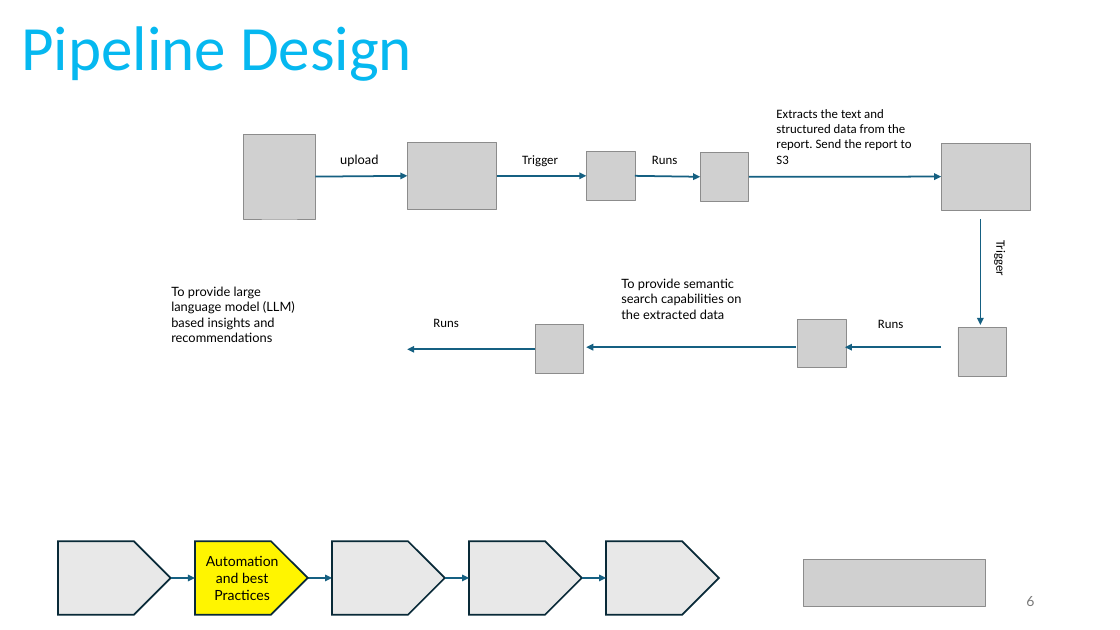
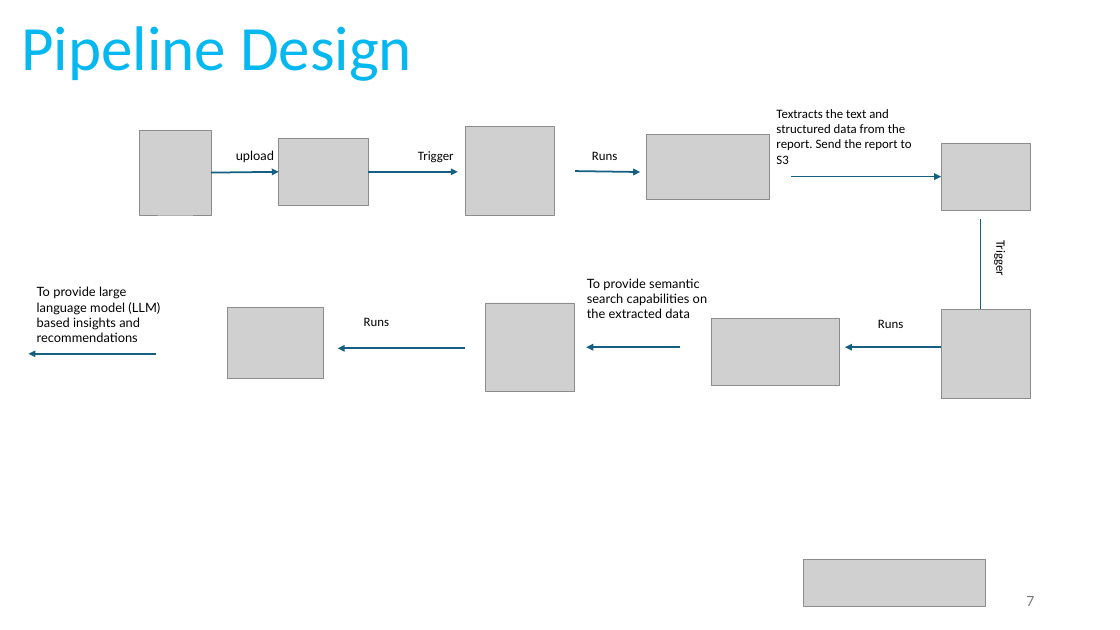
Before and after one commit to ShayanCanty/CaseStudy, a slide deck: slide 7 of casestudy.pptx (slide 6 before the commit). Drawn at 1120x630 pixels with LibreOffice and Linux fonts; fonts in the diff are those of the drawing; grey boxes stand for pictures. Boxes give left, top, right and bottom in pixels: in the first picture for what was removed or moved away, otherwise in the second. Text is boxed around its words. In the diff, an @@ line names an element or a change of style, - is before the commit and + after.

```diff
--- a/casestudy.pptx
+++ b/casestudy.pptx
@@ text at bbox=[776, 109, 912, 164]: text changed @@
-Extracts the text and structured data from the report. Send the report to S3
+Textracts the text and structured data from the report. Send the report to S3
@@ picture: place and size @@
-picture at bbox=[408, 142, 497, 209]
+picture at bbox=[279, 139, 369, 206]
@@ 2 texts, 1 picture: place and size @@
-2 texts, 1 picture at bbox=[244, 134, 558, 219]
+2 texts, 1 picture at bbox=[139, 130, 454, 215]
@@ picture added at bbox=[465, 127, 555, 215] @@
@@ text "Runs": place and size @@
-text "Runs" at bbox=[652, 155, 677, 164]
+text "Runs" at bbox=[592, 151, 617, 160]
@@ picture added at bbox=[646, 134, 770, 199] @@
@@ arrow moved from (315, 176) - (408, 176) to (211, 172) - (279, 172) @@
@@ arrow moved from (497, 176) - (586, 176) to (368, 172) - (458, 172) @@
@@ arrow moved from (635, 176) - (700, 176) to (576, 171) - (640, 172) @@
@@ picture removed at bbox=[586, 151, 635, 200] @@
@@ picture removed at bbox=[700, 152, 749, 201] @@
@@ arrow moved from (749, 176) - (941, 176) to (791, 176) - (941, 176) @@
@@ text "To provide large language model ...": place and size @@
-text "To provide large language model ..." at bbox=[171, 286, 295, 342]
+text "To provide large language model ..." at bbox=[37, 286, 160, 342]
@@ text "To provide semantic search capabilities ...": place and size @@
-text "To provide semantic search capabilities ..." at bbox=[621, 278, 741, 319]
+text "To provide semantic search capabilities ..." at bbox=[587, 278, 707, 318]
@@ picture added at bbox=[228, 308, 323, 378] @@
@@ text "Runs": place and size @@
-text "Runs" at bbox=[433, 318, 458, 327]
+text "Runs" at bbox=[364, 317, 389, 326]
@@ picture added at bbox=[486, 303, 576, 392] @@
@@ picture removed at bbox=[535, 325, 584, 374] @@
@@ picture added at bbox=[712, 318, 839, 386] @@
@@ picture removed at bbox=[798, 319, 847, 368] @@
@@ picture added at bbox=[941, 310, 1031, 398] @@
@@ picture removed at bbox=[958, 328, 1007, 376] @@
@@ arrow added from (156, 354) to (29, 354), #156082 1.5 pt @@
@@ arrow moved from (535, 350) - (408, 350) to (465, 349) - (338, 349) @@
@@ arrow moved from (797, 347) - (586, 347) to (681, 347) - (586, 347) @@
@@ group removed at bbox=[58, 541, 718, 615]: 5 pentagon arrows, 4 arrows @@
-Automation and best Practices
@@ page number at bbox=[1026, 596, 1034, 606]: text changed @@
-6
+7
```
Also in this commit, not shown: 1 other slide changed, 26 slides added, 1 slide removed.
